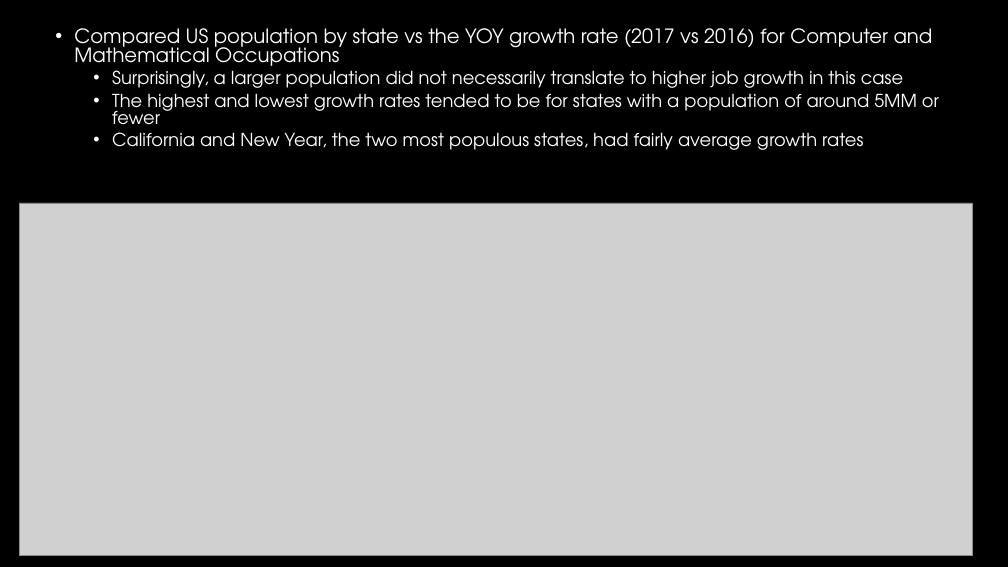
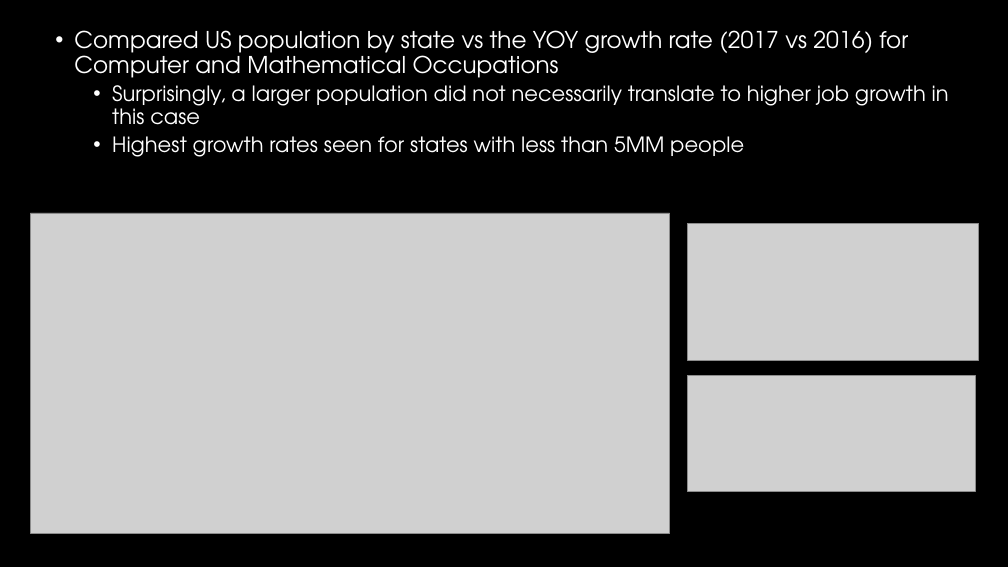
Before and after one commit to WCW789/Project1, a slide deck: slide 6 of Group_5_Presentation.pptx. Drawn at 1008x567 pixels with LibreOffice and Linux fonts; fonts in the diff are those of the drawing; grey boxes stand for pictures; background and template pictures are left out. Boxes give left, top, right and bottom in pixels: in the first picture for what was removed or moved away, otherwise in the second. Text is boxed around its words. In the diff, an @@ line names an element or a change of style, - is before the commit and + after.

```diff
--- a/Group_5_Presentation.pptx
+++ b/Group_5_Presentation.pptx
@@ text at bbox=[74, 30, 949, 125]: size 18.7 to 22 pt in "Compared US population by state vs the ..."; size 17 to 20 pt in "Surprisingly, a larger population did not necessarily ..."; line spacing 0.8 to 0.9 @@
@@ text at bbox=[112, 136, 744, 157]: text changed; size 17 to 20 pt @@
-  • The highest and lowest growth rates tended to be for states with a population of around 5MM or fewer
-  • California and New Year, the two most populous states, had fairly average growth rates
+  • Highest growth rates seen for states with less than 5MM people
@@ picture: place and size @@
-picture at bbox=[19, 203, 972, 556]
+picture at bbox=[30, 213, 670, 534]
@@ picture added at bbox=[687, 223, 979, 361] @@
@@ picture added at bbox=[687, 375, 975, 492] @@
```
Also in this commit, not shown: 6 other slides changed, 1 other file.
